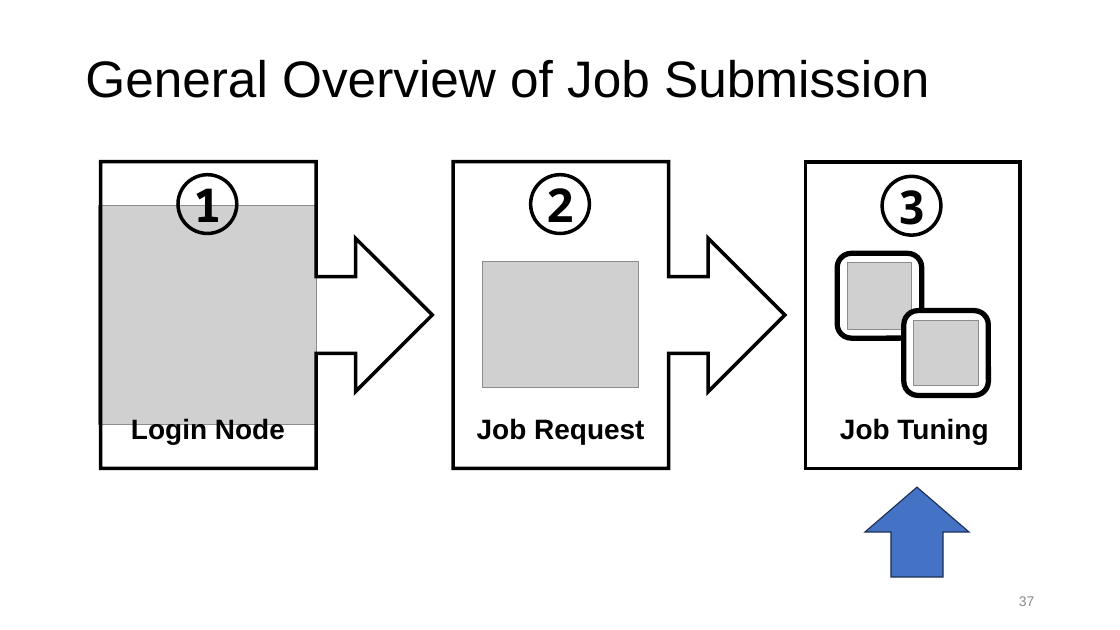
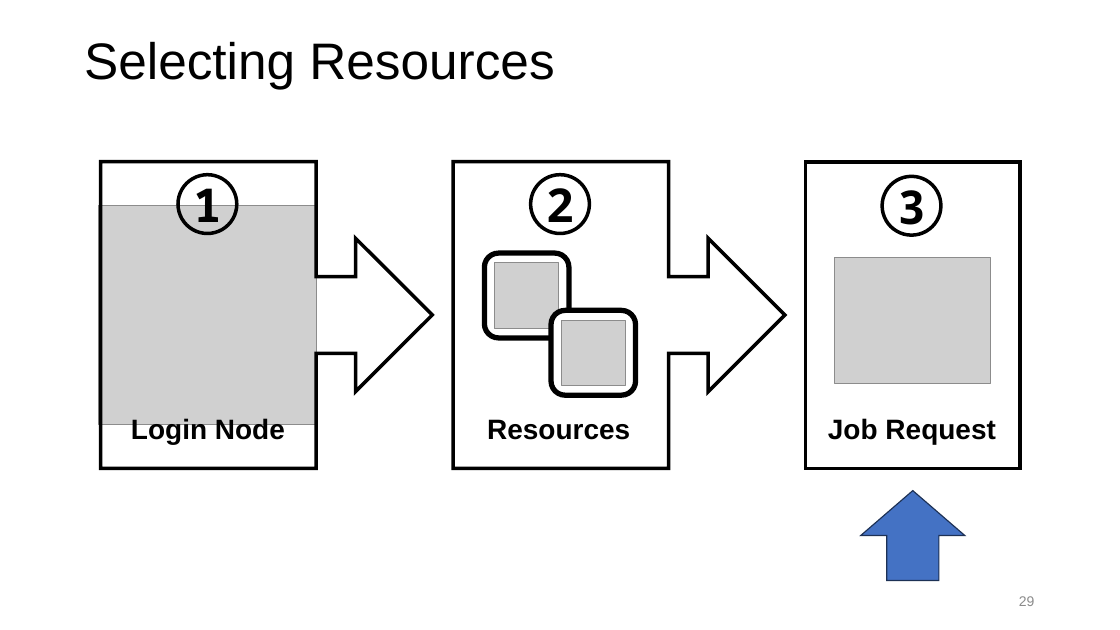
Before and after one commit to ResearchComputing/Getting_Started_With_Research_Computing, a slide deck: slide 29 of Command_Line_And_Job_Scheduling.pptx (slide 37 before the commit). Drawn at 1120x630 pixels with LibreOffice and Linux fonts; fonts in the diff are those of the drawing; grey boxes stand for pictures; background and template pictures are left out. Boxes give left, top, right and bottom in pixels: in the first picture for what was removed or moved away, otherwise in the second. Text is boxed around its words. In the diff, an @@ line names an element or a change of style, - is before the commit and + after.

Commit message:
reorganize content so that it goes from login nodes to the available resources to requesting a job

```diff
--- a/Command_Line_And_Job_Scheduling.pptx
+++ b/Command_Line_And_Job_Scheduling.pptx
@@ title added at bbox=[84, 41, 554, 89], 44 pt, text #000000 @@
+Selecting Resources
@@ title removed at bbox=[85, 59, 929, 98] @@
-General Overview of Job Submission
@@ rounded rectangle: place and size @@
-rounded rectangle at bbox=[838, 254, 923, 339]
+rounded rectangle at bbox=[485, 253, 570, 338]
@@ picture added at bbox=[495, 262, 559, 329] @@
@@ picture: place and size @@
-picture at bbox=[482, 261, 639, 386]
+picture at bbox=[835, 258, 991, 383]
@@ picture removed at bbox=[848, 262, 912, 329] @@
@@ rounded rectangle: place and size @@
-rounded rectangle at bbox=[904, 311, 989, 396]
+rounded rectangle at bbox=[551, 310, 636, 395]
@@ picture added at bbox=[561, 321, 626, 386] @@
@@ picture removed at bbox=[914, 321, 979, 386] @@
@@ text added at bbox=[487, 419, 630, 440], 24 pt, text #000000, bold @@
+Resources
@@ text "Job Request": place and size @@
-text "Job Request" at bbox=[477, 418, 644, 444]
+text "Job Request" at bbox=[828, 418, 995, 444]
@@ text removed at bbox=[840, 418, 988, 444] @@
-Job Tuning
@@ down arrow: place and size @@
-down arrow at bbox=[865, 487, 970, 577]
+down arrow at bbox=[861, 491, 965, 581]
@@ page number at bbox=[1019, 596, 1035, 606]: text changed @@
-37
+29
```
Also in this commit, not shown: 20 other slides changed, 11 slides added, 17 slides removed, 1 other file.
